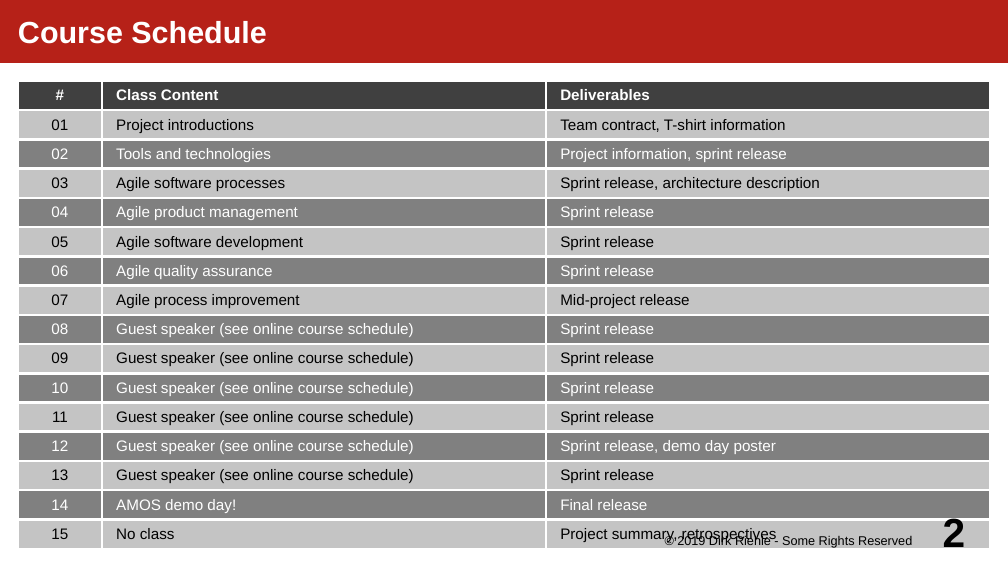
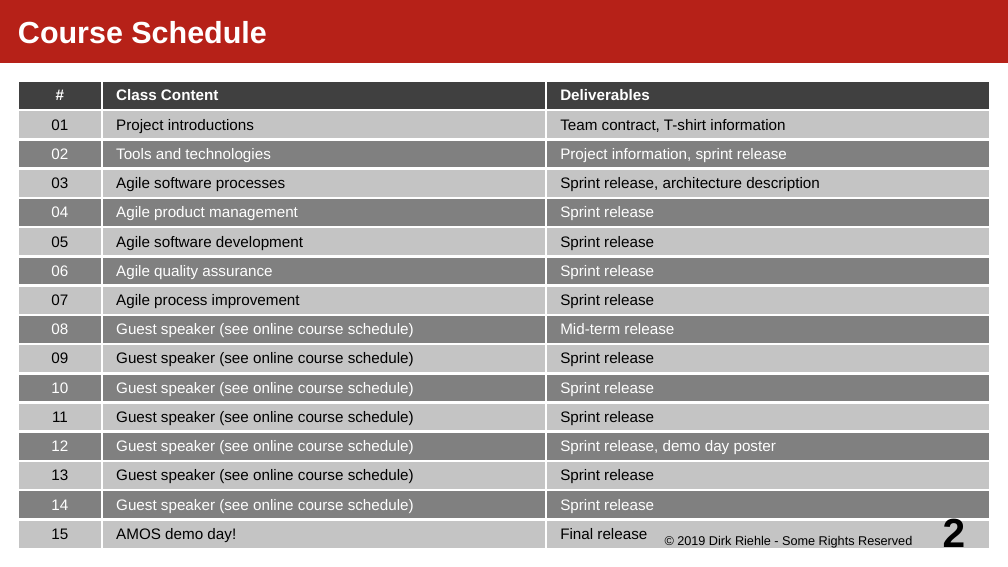
Before and after one commit to dirkriehle/amos-course, a slide deck: slide 2 of Lecture slides/AMOS A02 - Course Schedule.odp. Drawn at 1008x567 pixels with LibreOffice and Linux fonts; fonts in the diff are those of the drawing. Boxes give left, top, right and bottom in pixels: in the first picture for what was removed or moved away, otherwise in the second. Text is boxed around its words. In the diff, an @@ line names an element or a change of style, - is before the commit and + after.

Commit message:
Adjusted schedule slides (fixed mismatch with online version).

```diff
--- a/Lecture slides/AMOS A02 - Course Schedule.odp
+++ b/Lecture slides/AMOS A02 - Course Schedule.odp
@@ table at box(18, 81, 992, 550) @@
-row 8, column 3: Mid-project release
+row 8, column 3: Sprint release
-row 9, column 3: Sprint release
+row 9, column 3: Mid-term release
-row 15, column 2: AMOS demo day!
+row 15, column 2: Guest speaker (see online course schedule)
-row 15, column 3: Final release
+row 15, column 3: Sprint release
-row 16, column 2: No class
+row 16, column 2: AMOS demo day!
-row 16, column 3: Project summary, retrospectives
+row 16, column 3: Final release
@@ borders changed @@
```
Also in this commit, not shown: 3 other slides changed.
